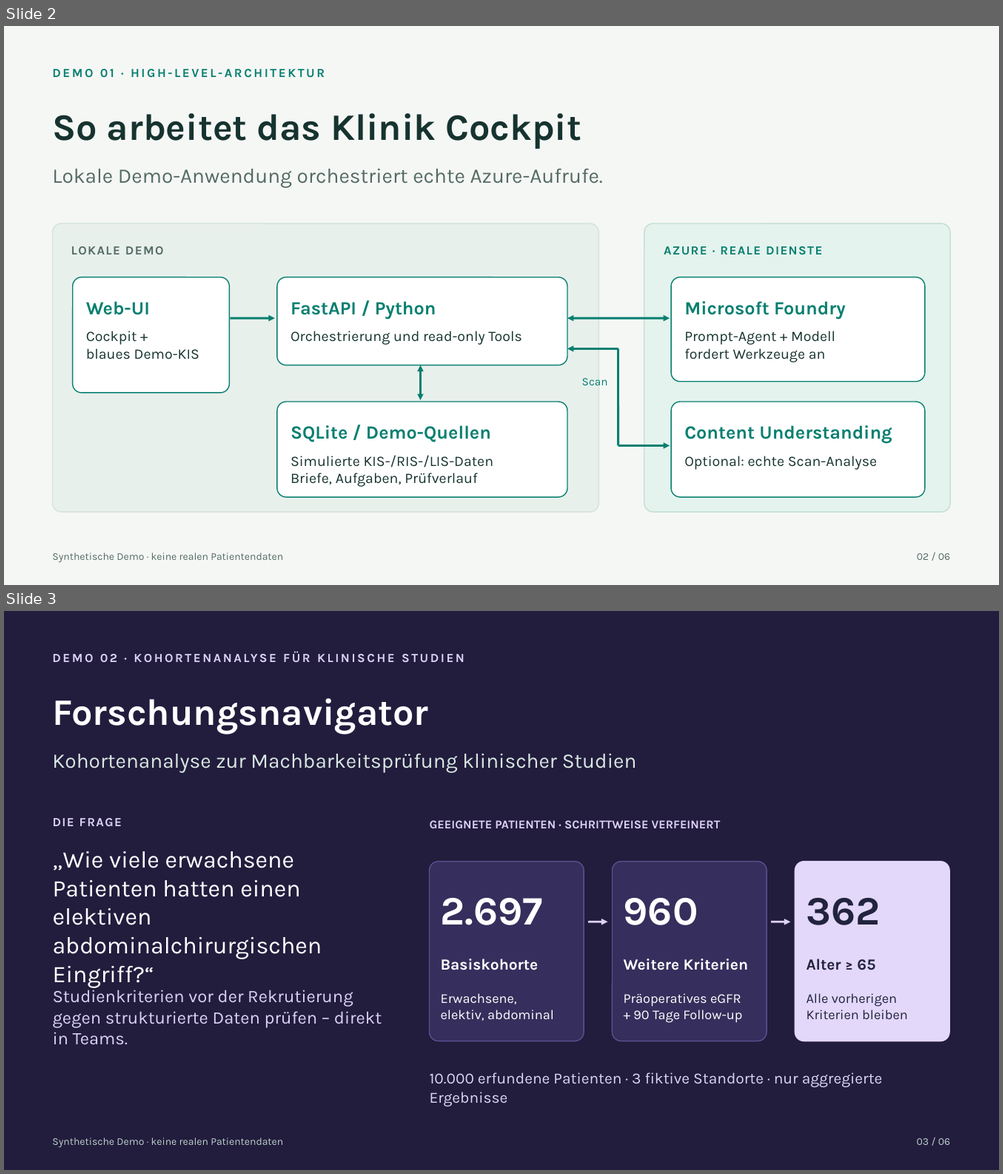
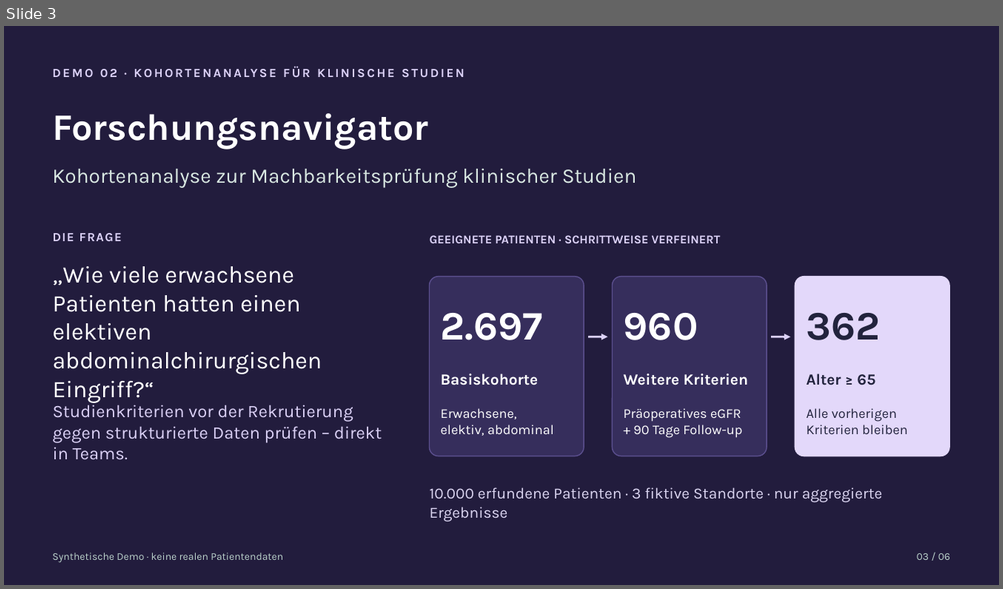
Before and after one commit to beyondelastic/healthcare-agent-demos, a slide deck: docs/slides/Healthcare-Agent-Demos-DE.pptx. Shown one above the other, each under a label of ours: slides 2 and 3 before the commit, slide 3 after it. The pictures are 1003x1174 and 1003x589 pixels, drawn with LibreOffice and Linux fonts; fonts in the diff are those of the drawing. Boxes give left, top, right and bottom in pixels: in the first picture for what was removed or moved away, otherwise in the second. Text is boxed around its words. In the diff, an @@ line names an element or a change of style, - is before the commit and + after.

```diff
--- a/docs/slides/Healthcare-Agent-Demos-DE.pptx
+++ b/docs/slides/Healthcare-Agent-Demos-DE.pptx
@@ slide 2 removed at box(4, 26, 999, 585), background #F5F7F5 @@
@@ text removed at box(52, 69, 324, 78) @@
-DEMO 01 · HIGH-LEVEL-ARCHITEKTUR
@@ text removed at box(52, 113, 581, 149) @@
-So arbeitet das Klinik Cockpit
@@ text removed at box(52, 168, 603, 188) @@
-Lokale Demo-Anwendung orchestriert echte Azure-Aufrufe.
@@ rounded rectangle removed at box(53, 224, 599, 512) @@
@@ rounded rectangle removed at box(644, 224, 950, 512) @@
@@ text removed at box(71, 247, 164, 255) @@
-LOKALE DEMO
@@ text removed at box(663, 247, 822, 255) @@
-AZURE · REALE DIENSTE
@@ rounded rectangle removed at box(73, 278, 229, 393) @@
@@ rounded rectangle removed at box(277, 278, 567, 366) @@
@@ rounded rectangle removed at box(671, 278, 925, 382) @@
@@ text removed at box(86, 301, 150, 315) @@
-Web-UI
@@ text removed at box(290, 301, 436, 319) @@
-FastAPI / Python
@@ text removed at box(684, 301, 845, 319) @@
-Microsoft Foundry
@@ text removed at box(86, 331, 199, 360) @@
-Cockpit +
-blaues Demo-KIS
@@ arrow removed from (230, 318) to (275, 318) @@
@@ text removed at box(290, 331, 522, 345) @@
-Orchestrierung und read-only Tools
@@ double arrow removed from (567, 318) to (669, 318) @@
@@ text removed at box(684, 331, 835, 363) @@
-Prompt-Agent + Modell
-fordert Werkzeuge an
@@ arrow removed from (618, 349) to (567, 349) @@
@@ line removed from (618, 349) to (618, 446) @@
@@ double arrow removed from (421, 366) to (421, 400) @@
@@ text removed at box(582, 378, 608, 386) @@
-Scan
@@ rounded rectangle removed at box(277, 402, 567, 497) @@
@@ rounded rectangle removed at box(671, 402, 925, 497) @@
@@ text removed at box(290, 426, 491, 443) @@
-SQLite / Demo-Quellen
@@ arrow removed from (618, 446) to (669, 446) @@
@@ text removed at box(684, 426, 891, 443) @@
-Content Understanding
@@ text removed at box(290, 455, 494, 487) @@
-Simulierte KIS-/RIS-/LIS-Daten
-Briefe, Aufgaben, Prüfverlauf
@@ text removed at box(684, 456, 876, 470) @@
-Optional: echte Scan-Analyse
@@ text removed at box(52, 553, 283, 563) @@
-Synthetische Demo · keine realen Patientendaten
@@ text removed at box(916, 554, 950, 560) @@
-02 / 06
```
Also in this commit, not shown: 1 slide changed, 2 slides added, 1 other slide removed.
